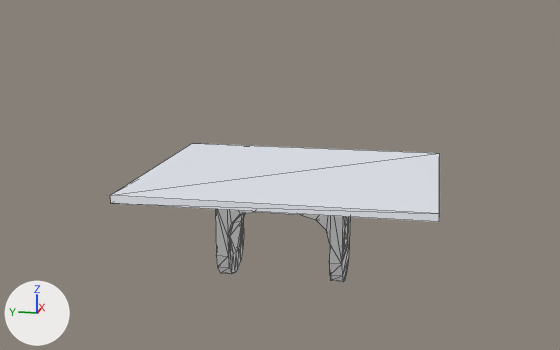
The COLLADA model pandora_sensors_description/kinect/meshes/platform.dae as it was, and as the next commit left it.
Before and after are seen from a camera (50 mm lens) standing at (-0.299, -0.058, 0.106) and looking at (0.011, 0.004, 0.029). The axes (+X, +Y, +Z) are drawn at lower left. The lights are the same throughout. Mesh edges are drawn as thin lines.

The first picture shows 'base_link_001_001'.
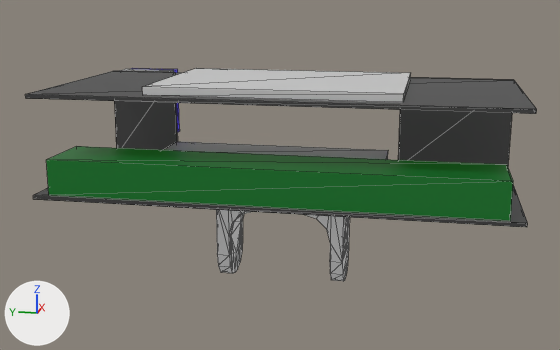
Boxes (x1, y1, x2, y2) around the edits, measured in the pictures (560 x 350 px):
'base_link_001_001', reshaped, rescaled (55% wider, 53% taller)
    before: (110, 143, 440, 282)
    after: (25, 68, 537, 281)
part 1 of me_base_link_009, added
    after: (120, 69, 174, 72)
part 2 of me_base_link_009, added
    after: (132, 68, 180, 132)
part 3 of me_base_link_009, added
    after: (142, 68, 410, 102)
part 4 of me_base_link_009, added (green)
    after: (46, 146, 513, 221)
part 5 of me_base_link_009, added (black)
    after: (114, 71, 177, 150)
part 6 of me_base_link_009, added (black)
    after: (398, 77, 512, 166)
part 7 of me_base_link_009, added
    after: (25, 71, 537, 114)
part 8 of me_base_link_009, added
    after: (33, 184, 528, 227)
part 9 of me_base_link_009, added
    after: (164, 142, 388, 159)
part 10 of me_base_link_009, deleted
    before: (110, 143, 440, 222)

The change, as a list of edits to the scene's bpy script:
```text
Add mat_ultramarine:
    mat_ultramarine = principled_material('Ultramarine')
    mat_ultramarine.base_color = (0.0786, 0.0132, 0.64)  # purple #4f1ed1
    mat_ultramarine.roughness = 0.44
    mat_ultramarine.emission_color = (0.0, 0.0, 0.3)  # blue #000095
    mat_ultramarine.emission_strength = 1.0
Add mat_material_000:
    mat_material_000 = principled_material('Material_000')
    mat_material_000.base_color = (0.64, 0.64, 0.64)  # light grey #d1d1d1
    mat_material_000.roughness = 0.44
Add mat_material_001:
    mat_material_001 = principled_material('Material_001')
    mat_material_001.base_color = (0.64, 0.64, 0.64)  # light grey #d1d1d1
    mat_material_001.roughness = 0.44
Add mat_rasp_green_003:
    mat_rasp_green_003 = principled_material('Rasp_Green_003')
    mat_rasp_green_003.base_color = (0.000825, 0.0914, 0.0169)  # dark green #035523
    mat_rasp_green_003.roughness = 0.44
    mat_rasp_green_003.emission_color = (0.0, 0.05, 0.0)  # dark green #003f00
    mat_rasp_green_003.emission_strength = 1.0
Add mat_base_black:
    mat_base_black = principled_material('Base_Black')
    mat_base_black.base_color = (0.004, 0.004, 0.004)  # black #0d0d0d
    mat_base_black.roughness = 0.4
    mat_base_black.emission_color = (0.025, 0.025, 0.025)  # black #2c2c2c
    mat_base_black.emission_strength = 1.0
Change me_base_link_009:
    where me_base_link_009.from_pydata(...)  # 117 vertices, 276 faces; spans x -0.038..0.062, y -0.061..0.059, z -0.011..0.03
    used by ob_base_link_001_001; location = (0.0, 0.0, 0.0)
    remove me_base_link_009.materials.append(mat_aluminium_001)  # grey #adb2bd
    me_base_link_009 part 1: a new loose piece, a box spanning x 0.0486..0.0571, y 0.0632..0.0872, z 0.0362..0.0672, in mat_material_000 (light grey #d1d1d1)
    me_base_link_009 part 2: a new loose piece, a box spanning x 0.0571..0.065, y 0.0637..0.0867, z 0.0367..0.0667, in mat_ultramarine (purple #4f1ed1)
    me_base_link_009 part 3: a new loose piece, a box spanning x -0.0361..0.0379, y -0.047..0.047, z 0.067..0.07, in mat_material_001 (light grey #d1d1d1)
    me_base_link_009 part 4: a new loose piece, a box spanning x -0.0415..-0.0124, y -0.0846..0.0846, z 0.0285..0.0422, in mat_rasp_green_003 (dark green #035523)
    me_base_link_009 part 5: a new loose piece, a box spanning x 0.0469..0.0486, y 0.06..0.09, z 0.027..0.067, in mat_base_black (black #0d0d0d)
    me_base_link_009 part 6: a new loose piece, a box spanning x 0.0469..0.0486, y -0.09..-0.043, z 0.027..0.067, in mat_base_black (black #0d0d0d)
    me_base_link_009 part 7: a new loose piece, a box spanning x -0.0435..0.0469, y -0.09..0.09, z 0.0655..0.067, in mat_base_black (black #0d0d0d)
    me_base_link_009 part 8: a new loose piece, a box spanning x -0.0435..0.0469, y -0.09..0.09, z 0.027..0.0285, in mat_base_black (black #0d0d0d)
    me_base_link_009 part 9: a new loose piece, a box spanning x 0.0019..0.0309, y -0.0391..0.0549, z 0.0285..0.0377, in mat_material_001 (light grey #d1d1d1)
    me_base_link_009 part 10: the loose piece of 8 vertices spanning x -0.038..0.062, y -0.061..0.059, z 0.027..0.03 is deleted
    add me_base_link_009.materials.append(mat_base_black)  # black #0d0d0d
    add me_base_link_009.materials.append(mat_rasp_green_003)  # dark green #035523
    add me_base_link_009.materials.append(mat_material_001)  # light grey #d1d1d1
    add me_base_link_009.materials.append(mat_material_000)  # light grey #d1d1d1
    add me_base_link_009.materials.append(mat_ultramarine)  # purple #4f1ed1
Change ob_base_link_001_001:
    ob_base_link_001_001.scale: (1.0, 1.0, 1.0) -> (0.885, 1.0, 1.0)
```
